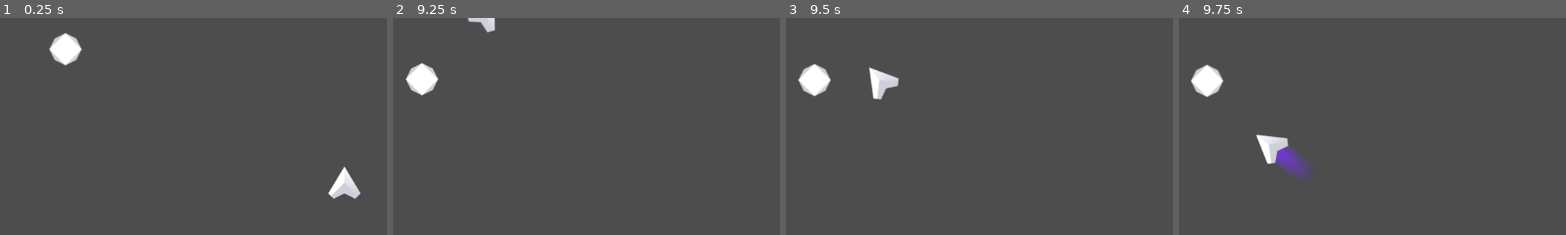
Above: before the commit, frames 1-4 (left to right).
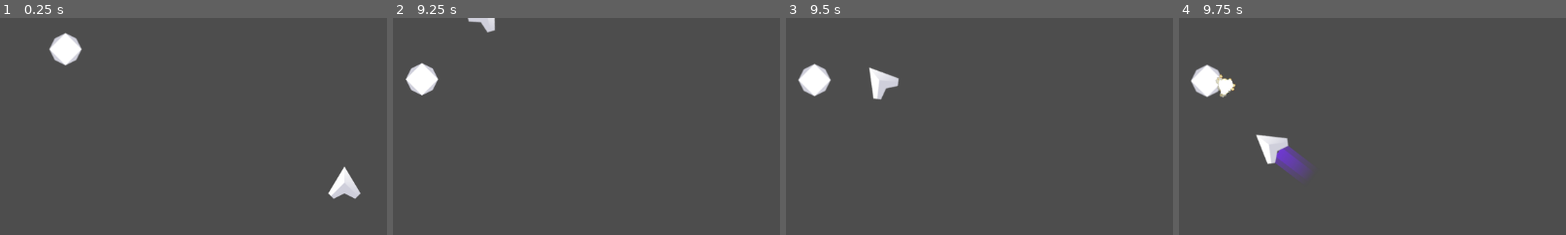
Above: after the commit, the same moments.

Repository: ThomNichol/Space-Shooter
Game: Godot game, scene res://game.tscn
Two runs of this game, one before a commit and one after it. Both use one fixed random seed, a clock stepped at 60 frames per second and the inputs below.
Inputs:
- Up to frame 1 (0.25 s): no input
- Up to frame 2 (9.25 s): hold D (Right) 0.53-1.28 s; tap Space (Shoot) every 0.75 s from 0.6 to 8.85 s; hold A (Left) 1.28-2.03 s; hold D (Right) 2.03-2.78 s; hold W (Forward) 2.78-3.53 s; hold A (Left) 3.53-5.78 s; hold D (Right) 5.78-6.53 s; hold W (Forward) 6.53-7.28 s; hold D (Right) 7.28-8.03 s; hold A (Left) from 8.03 s (still down)
- Up to frame 3 (9.5 s): keep holding A (Left)
- Up to frame 4 (9.75 s): release A (Left) at 9.53 s; hold W (Forward) from 9.53 s (still down); tap Space (Shoot) at 9.6 s
The pictures show only the part of the screen within x 0-50%, y 8-58%; the shares and areas given below are measured in that part.

Frames 1-3 are identical in both runs. In frame 4, 0.3% of the frame differs, in the area x 9-15%, y 25-37%.

Commit message:
Completed 3

Diff:
--- /dev/null
+++ b/Asteroid/Effects/Explosion.gd
@@ -0,0 +1,7 @@
+extends AnimatedSprite2D
+
+func _ready():
+	play("default")
+
+func _on_animation_finished():
+	queue_free()
--- /dev/null
+++ b/Asteroid/Effects/explosion.tscn
@@ -0,0 +1,467 @@
+[gd_scene load_steps=68 format=3 uid="uid://d0o8a5yuuusxh"]
+
+[ext_resource type="Texture2D" uid="uid://cndaaixomtloj" path="res://Assets/Explosion.png" id="1_7yxch"]
+[ext_resource type="Script" path="res://Asteroid/Effects/Explosion.gd" id="2_baaym"]
+
+[sub_resource type="AtlasTexture" id="AtlasTexture_phrhx"]
+atlas = ExtResource("1_7yxch")
+region = Rect2(0, 0, 128, 128)
+
+[sub_resource type="AtlasTexture" id="AtlasTexture_g1ldr"]
+atlas = ExtResource("1_7yxch")
+region = Rect2(128, 0, 128, 128)
+
+[sub_resource type="AtlasTexture" id="AtlasTexture_vsnva"]
+atlas = ExtResource("1_7yxch")
+region = Rect2(256, 0, 128, 128)
+
+[sub_resource type="AtlasTexture" id="AtlasTexture_0ahwx"]
+atlas = ExtResource("1_7yxch")
+region = Rect2(384, 0, 128, 128)
+
+[sub_resource type="AtlasTexture" id="AtlasTexture_2y06y"]
+atlas = ExtResource("1_7yxch")
+region = Rect2(512, 0, 128, 128)
+
+[sub_resource type="AtlasTexture" id="AtlasTexture_c3au3"]
+atlas = ExtResource("1_7yxch")
+region = Rect2(640, 0, 128, 128)
+
+[sub_resource type="AtlasTexture" id="AtlasTexture_1rxu4"]
+atlas = ExtResource("1_7yxch")
+region = Rect2(768, 0, 128, 128)
+
+[sub_resource type="AtlasTexture" id="AtlasTexture_oxsc5"]
+atlas = ExtResource("1_7yxch")
+region = Rect2(896, 0, 128, 128)
+
+[sub_resource type="AtlasTexture" id="AtlasTexture_uvfyj"]
+atlas = ExtResource("1_7yxch")
+region = Rect2(0, 128, 128, 128)
+
+[sub_resource type="AtlasTexture" id="AtlasTexture_o6s6q"]
+atlas = ExtResource("1_7yxch")
+region = Rect2(128, 128, 128, 128)
+
+[sub_resource type="AtlasTexture" id="AtlasTexture_qosu8"]
+atlas = ExtResource("1_7yxch")
+region = Rect2(256, 128, 128, 128)
+
+[sub_resource type="AtlasTexture" id="AtlasTexture_4fj7a"]
+atlas = ExtResource("1_7yxch")
+region = Rect2(384, 128, 128, 128)
+
+[sub_resource type="AtlasTexture" id="AtlasTexture_5kabq"]
+atlas = ExtResource("1_7yxch")
+region = Rect2(512, 128, 128, 128)
+
+[sub_resource type="AtlasTexture" id="AtlasTexture_k7fyb"]
+atlas = ExtResource("1_7yxch")
+region = Rect2(640, 128, 128, 128)
+
+[sub_resource type="AtlasTexture" id="AtlasTexture_uo862"]
+atlas = ExtResource("1_7yxch")
+region = Rect2(768, 128, 128, 128)
+
+[sub_resource type="AtlasTexture" id="AtlasTexture_lnwvr"]
+atlas = ExtResource("1_7yxch")
+region = Rect2(896, 128, 128, 128)
+
+[sub_resource type="AtlasTexture" id="AtlasTexture_ac4h7"]
+atlas = ExtResource("1_7yxch")
+region = Rect2(0, 256, 128, 128)
+
+[sub_resource type="AtlasTexture" id="AtlasTexture_3jbeg"]
+atlas = ExtResource("1_7yxch")
+region = Rect2(128, 256, 128, 128)
+
+[sub_resource type="AtlasTexture" id="AtlasTexture_78ofy"]
+atlas = ExtResource("1_7yxch")
+region = Rect2(256, 256, 128, 128)
+
+[sub_resource type="AtlasTexture" id="AtlasTexture_ayyrt"]
+atlas = ExtResource("1_7yxch")
+region = Rect2(384, 256, 128, 128)
+
+[sub_resource type="AtlasTexture" id="AtlasTexture_s8shc"]
+atlas = ExtResource("1_7yxch")
+region = Rect2(512, 256, 128, 128)
+
+[sub_resource type="AtlasTexture" id="AtlasTexture_qji2h"]
+atlas = ExtResource("1_7yxch")
+region = Rect2(640, 256, 128, 128)
+
+[sub_resource type="AtlasTexture" id="AtlasTexture_cfhri"]
+atlas = ExtResource("1_7yxch")
+region = Rect2(768, 256, 128, 128)
+
+[sub_resource type="AtlasTexture" id="AtlasTexture_vttwm"]
+atlas = ExtResource("1_7yxch")
+region = Rect2(896, 256, 128, 128)
+
+[sub_resource type="AtlasTexture" id="AtlasTexture_mif6i"]
+atlas = ExtResource("1_7yxch")
+region = Rect2(0, 384, 128, 128)
+
+[sub_resource type="AtlasTexture" id="AtlasTexture_w62yi"]
+atlas = ExtResource("1_7yxch")
+region = Rect2(128, 384, 128, 128)
+
+[sub_resource type="AtlasTexture" id="AtlasTexture_llvlu"]
+atlas = ExtResource("1_7yxch")
+region = Rect2(256, 384, 128, 128)
+
+[sub_resource type="AtlasTexture" id="AtlasTexture_f37as"]
+atlas = ExtResource("1_7yxch")
+region = Rect2(384, 384, 128, 128)
+
+[sub_resource type="AtlasTexture" id="AtlasTexture_4lxby"]
+atlas = ExtResource("1_7yxch")
+region = Rect2(512, 384, 128, 128)
+
+[sub_resource type="AtlasTexture" id="AtlasTexture_n5utg"]
+atlas = ExtResource("1_7yxch")
+region = Rect2(640, 384, 128, 128)
+
+[sub_resource type="AtlasTexture" id="AtlasTexture_cu1lo"]
+atlas = ExtResource("1_7yxch")
+region = Rect2(768, 384, 128, 128)
+
+[sub_resource type="AtlasTexture" id="AtlasTexture_rtvd5"]
+atlas = ExtResource("1_7yxch")
+region = Rect2(896, 384, 128, 128)
+
+[sub_resource type="AtlasTexture" id="AtlasTexture_kufoi"]
+atlas = ExtResource("1_7yxch")
+region = Rect2(0, 512, 128, 128)
+
+[sub_resource type="AtlasTexture" id="AtlasTexture_1hyth"]
+atlas = ExtResource("1_7yxch")
+region = Rect2(128, 512, 128, 128)
+
+[sub_resource type="AtlasTexture" id="AtlasTexture_sod6o"]
+atlas = ExtResource("1_7yxch")
+region = Rect2(256, 512, 128, 128)
+
+[sub_resource type="AtlasTexture" id="AtlasTexture_gnyid"]
+atlas = ExtResource("1_7yxch")
+region = Rect2(384, 512, 128, 128)
+
+[sub_resource type="AtlasTexture" id="AtlasTexture_df0li"]
+atlas = ExtResource("1_7yxch")
+region = Rect2(512, 512, 128, 128)
+
+[sub_resource type="AtlasTexture" id="AtlasTexture_rkel0"]
+atlas = ExtResource("1_7yxch")
+region = Rect2(640, 512, 128, 128)
+
+[sub_resource type="AtlasTexture" id="AtlasTexture_pgcte"]
+atlas = ExtResource("1_7yxch")
+region = Rect2(768, 512, 128, 128)
+
+[sub_resource type="AtlasTexture" id="AtlasTexture_04xrl"]
+atlas = ExtResource("1_7yxch")
+region = Rect2(896, 512, 128, 128)
+
+[sub_resource type="AtlasTexture" id="AtlasTexture_q01ti"]
+atlas = ExtResource("1_7yxch")
+region = Rect2(0, 640, 128, 128)
+
+[sub_resource type="AtlasTexture" id="AtlasTexture_odrdi"]
+atlas = ExtResource("1_7yxch")
+region = Rect2(128, 640, 128, 128)
+
+[sub_resource type="AtlasTexture" id="AtlasTexture_bkj6t"]
+atlas = ExtResource("1_7yxch")
+region = Rect2(256, 640, 128, 128)
+
+[sub_resource type="AtlasTexture" id="AtlasTexture_v2f5n"]
+atlas = ExtResource("1_7yxch")
+region = Rect2(384, 640, 128, 128)
+
+[sub_resource type="AtlasTexture" id="AtlasTexture_3tyg4"]
+atlas = ExtResource("1_7yxch")
+region = Rect2(512, 640, 128, 128)
+
+[sub_resource type="AtlasTexture" id="AtlasTexture_ababl"]
+atlas = ExtResource("1_7yxch")
+region = Rect2(640, 640, 128, 128)
+
+[sub_resource type="AtlasTexture" id="AtlasTexture_d1cqk"]
+atlas = ExtResource("1_7yxch")
+region = Rect2(768, 640, 128, 128)
+
+[sub_resource type="AtlasTexture" id="AtlasTexture_wy384"]
+atlas = ExtResource("1_7yxch")
+region = Rect2(896, 640, 128, 128)
+
+[sub_resource type="AtlasTexture" id="AtlasTexture_7gv4v"]
+atlas = ExtResource("1_7yxch")
+region = Rect2(0, 768, 128, 128)
+
+[sub_resource type="AtlasTexture" id="AtlasTexture_k4v78"]
+atlas = ExtResource("1_7yxch")
+region = Rect2(128, 768, 128, 128)
+
+[sub_resource type="AtlasTexture" id="AtlasTexture_fox2g"]
+atlas = ExtResource("1_7yxch")
+region = Rect2(256, 768, 128, 128)
+
+[sub_resource type="AtlasTexture" id="AtlasTexture_4340s"]
+atlas = ExtResource("1_7yxch")
+region = Rect2(384, 768, 128, 128)
+
+[sub_resource type="AtlasTexture" id="AtlasTexture_bosqh"]
+atlas = ExtResource("1_7yxch")
+region = Rect2(512, 768, 128, 128)
+
+[sub_resource type="AtlasTexture" id="AtlasTexture_khm0f"]
+atlas = ExtResource("1_7yxch")
+region = Rect2(640, 768, 128, 128)
+
+[sub_resource type="AtlasTexture" id="AtlasTexture_43g0t"]
+atlas = ExtResource("1_7yxch")
+region = Rect2(768, 768, 128, 128)
+
+[sub_resource type="AtlasTexture" id="AtlasTexture_uff24"]
+atlas = ExtResource("1_7yxch")
+region = Rect2(896, 768, 128, 128)
+
+[sub_resource type="AtlasTexture" id="AtlasTexture_86lux"]
+atlas = ExtResource("1_7yxch")
+region = Rect2(0, 896, 128, 128)
+
+[sub_resource type="AtlasTexture" id="AtlasTexture_ubtxx"]
+atlas = ExtResource("1_7yxch")
+region = Rect2(128, 896, 128, 128)
+
+[sub_resource type="AtlasTexture" id="AtlasTexture_2durl"]
+atlas = ExtResource("1_7yxch")
+region = Rect2(256, 896, 128, 128)
+
+[sub_resource type="AtlasTexture" id="AtlasTexture_fyr0i"]
+atlas = ExtResource("1_7yxch")
+region = Rect2(384, 896, 128, 128)
+
+[sub_resource type="AtlasTexture" id="AtlasTexture_wwfn1"]
+atlas = ExtResource("1_7yxch")
+region = Rect2(512, 896, 128, 128)
+
+[sub_resource type="AtlasTexture" id="AtlasTexture_7rkjg"]
+atlas = ExtResource("1_7yxch")
+region = Rect2(640, 896, 128, 128)
+
+[sub_resource type="AtlasTexture" id="AtlasTexture_corm3"]
+atlas = ExtResource("1_7yxch")
+region = Rect2(768, 896, 128, 128)
+
+[sub_resource type="AtlasTexture" id="AtlasTexture_p20am"]
+atlas = ExtResource("1_7yxch")
+region = Rect2(896, 896, 128, 128)
+
+[sub_resource type="SpriteFrames" id="SpriteFrames_005ln"]
+animations = [{
+"frames": [{
+"duration": 1.0,
+"texture": SubResource("AtlasTexture_phrhx")
+}, {
+"duration": 1.0,
+"texture": SubResource("AtlasTexture_g1ldr")
+}, {
+"duration": 1.0,
+"texture": SubResource("AtlasTexture_vsnva")
+}, {
+"duration": 1.0,
+"texture": SubResource("AtlasTexture_0ahwx")
+}, {
+"duration": 1.0,
+"texture": SubResource("AtlasTexture_2y06y")
+}, {
+"duration": 1.0,
+"texture": SubResource("AtlasTexture_c3au3")
+}, {
+"duration": 1.0,
+"texture": SubResource("AtlasTexture_1rxu4")
+}, {
+"duration": 1.0,
+"texture": SubResource("AtlasTexture_oxsc5")
+}, {
+"duration": 1.0,
+"texture": SubResource("AtlasTexture_uvfyj")
+}, {
+"duration": 1.0,
+"texture": SubResource("AtlasTexture_o6s6q")
+}, {
+"duration": 1.0,
+"texture": SubResource("AtlasTexture_qosu8")
+}, {
+"duration": 1.0,
+"texture": SubResource("AtlasTexture_4fj7a")
+}, {
+"duration": 1.0,
+"texture": SubResource("AtlasTexture_5kabq")
+}, {
+"duration": 1.0,
+"texture": SubResource("AtlasTexture_k7fyb")
+}, {
+"duration": 1.0,
+"texture": SubResource("AtlasTexture_uo862")
+}, {
+"duration": 1.0,
+"texture": SubResource("AtlasTexture_lnwvr")
+}, {
+"duration": 1.0,
+"texture": SubResource("AtlasTexture_ac4h7")
+}, {
+"duration": 1.0,
+"texture": SubResource("AtlasTexture_3jbeg")
+}, {
+"duration": 1.0,
+"texture": SubResource("AtlasTexture_78ofy")
+}, {
+"duration": 1.0,
+"texture": SubResource("AtlasTexture_ayyrt")
+}, {
+"duration": 1.0,
+"texture": SubResource("AtlasTexture_s8shc")
+}, {
+"duration": 1.0,
+"texture": SubResource("AtlasTexture_qji2h")
+}, {
+"duration": 1.0,
+"texture": SubResource("AtlasTexture_cfhri")
+}, {
+"duration": 1.0,
+"texture": SubResource("AtlasTexture_vttwm")
+}, {
+"duration": 1.0,
+"texture": SubResource("AtlasTexture_mif6i")
+}, {
+"duration": 1.0,
+"texture": SubResource("AtlasTexture_w62yi")
+}, {
+"duration": 1.0,
+"texture": SubResource("AtlasTexture_llvlu")
+}, {
+"duration": 1.0,
+"texture": SubResource("AtlasTexture_f37as")
+}, {
+"duration": 1.0,
+"texture": SubResource("AtlasTexture_4lxby")
+}, {
+"duration": 1.0,
+"texture": SubResource("AtlasTexture_n5utg")
+}, {
+"duration": 1.0,
+"texture": SubResource("AtlasTexture_cu1lo")
+}, {
+"duration": 1.0,
+"texture": SubResource("AtlasTexture_rtvd5")
+}, {
+"duration": 1.0,
+"texture": SubResource("AtlasTexture_kufoi")
+}, {
+"duration": 1.0,
+"texture": SubResource("AtlasTexture_1hyth")
+}, {
+"duration": 1.0,
+"texture": SubResource("AtlasTexture_sod6o")
+}, {
+"duration": 1.0,
+"texture": SubResource("AtlasTexture_gnyid")
+}, {
+"duration": 1.0,
+"texture": SubResource("AtlasTexture_df0li")
+}, {
+"duration": 1.0,
+"texture": SubResource("AtlasTexture_rkel0")
+}, {
+"duration": 1.0,
+"texture": SubResource("AtlasTexture_pgcte")
+}, {
+"duration": 1.0,
+"texture": SubResource("AtlasTexture_04xrl")
+}, {
+"duration": 1.0,
+"texture": SubResource("AtlasTexture_q01ti")
+}, {
+"duration": 1.0,
+"texture": SubResource("AtlasTexture_odrdi")
+}, {
+"duration": 1.0,
+"texture": SubResource("AtlasTexture_bkj6t")
+}, {
+"duration": 1.0,
+"texture": SubResource("AtlasTexture_v2f5n")
+}, {
+"duration": 1.0,
+"texture": SubResource("AtlasTexture_3tyg4")
+}, {
+"duration": 1.0,
+"texture": SubResource("AtlasTexture_ababl")
+}, {
+"duration": 1.0,
+"texture": SubResource("AtlasTexture_d1cqk")
+}, {
+"duration": 1.0,
+"texture": SubResource("AtlasTexture_wy384")
+}, {
+"duration": 1.0,
+"texture": SubResource("AtlasTexture_7gv4v")
+}, {
+"duration": 1.0,
+"texture": SubResource("AtlasTexture_k4v78")
+}, {
+"duration": 1.0,
+"texture": SubResource("AtlasTexture_fox2g")
+}, {
+"duration": 1.0,
+"texture": SubResource("AtlasTexture_4340s")
+}, {
+"duration": 1.0,
+"texture": SubResource("AtlasTexture_bosqh")
+}, {
+"duration": 1.0,
+"texture": SubResource("AtlasTexture_khm0f")
+}, {
+"duration": 1.0,
+"texture": SubResource("AtlasTexture_43g0t")
+}, {
+"duration": 1.0,
+"texture": SubResource("AtlasTexture_uff24")
+}, {
+"duration": 1.0,
+"texture": SubResource("AtlasTexture_86lux")
+}, {
+"duration": 1.0,
+"texture": SubResource("AtlasTexture_ubtxx")
+}, {
+"duration": 1.0,
+"texture": SubResource("AtlasTexture_2durl")
+}, {
+"duration": 1.0,
+"texture": SubResource("AtlasTexture_fyr0i")
+}, {
+"duration": 1.0,
+"texture": SubResource("AtlasTexture_wwfn1")
+}, {
+"duration": 1.0,
+"texture": SubResource("AtlasTexture_7rkjg")
+}, {
+"duration": 1.0,
+"texture": SubResource("AtlasTexture_corm3")
+}, {
+"duration": 1.0,
+"texture": SubResource("AtlasTexture_p20am")
+}],
+"loop": false,
+"name": &"default",
+"speed": 100.0
+}]
+
+[node name="Explosion" type="AnimatedSprite2D"]
+sprite_frames = SubResource("SpriteFrames_005ln")
+offset = Vector2(0, -30)
+script = ExtResource("2_baaym")
+
+[connection signal="animation_finished" from="." to="." method="_on_animation_finished"]
--- a/Player/Bullet.gd
+++ b/Player/Bullet.gd
@@ -4,17 +4,26 @@
 var speed = 10
 var damage = 1.0
 var velocity = Vector2.ZERO
+var Effects = null
+var Explosion = load("res://Asteroid/Effects/explosion.tscn")
 
 
 func _ready():
 	velocity = Vector2(0,-speed).rotated(rotation)
 
 
-func _physics_process(_delta):
+func _physics_process(_adelta):
 	position = position + velocity
 
 
-func _on_body_entered(_body):
+func _on_body_entered(body):
+	if body.has_method("damage"):
+		body.damage(damage)
+	Effects = get_node_or_null("/root/Game/Effects")
+	if Effects != null:
+		var Explosion = Explosion.instantiate()
+		Effects.add_child(Explosion)
+		Explosion.global_position = global_position
 	queue_free()
 
 
